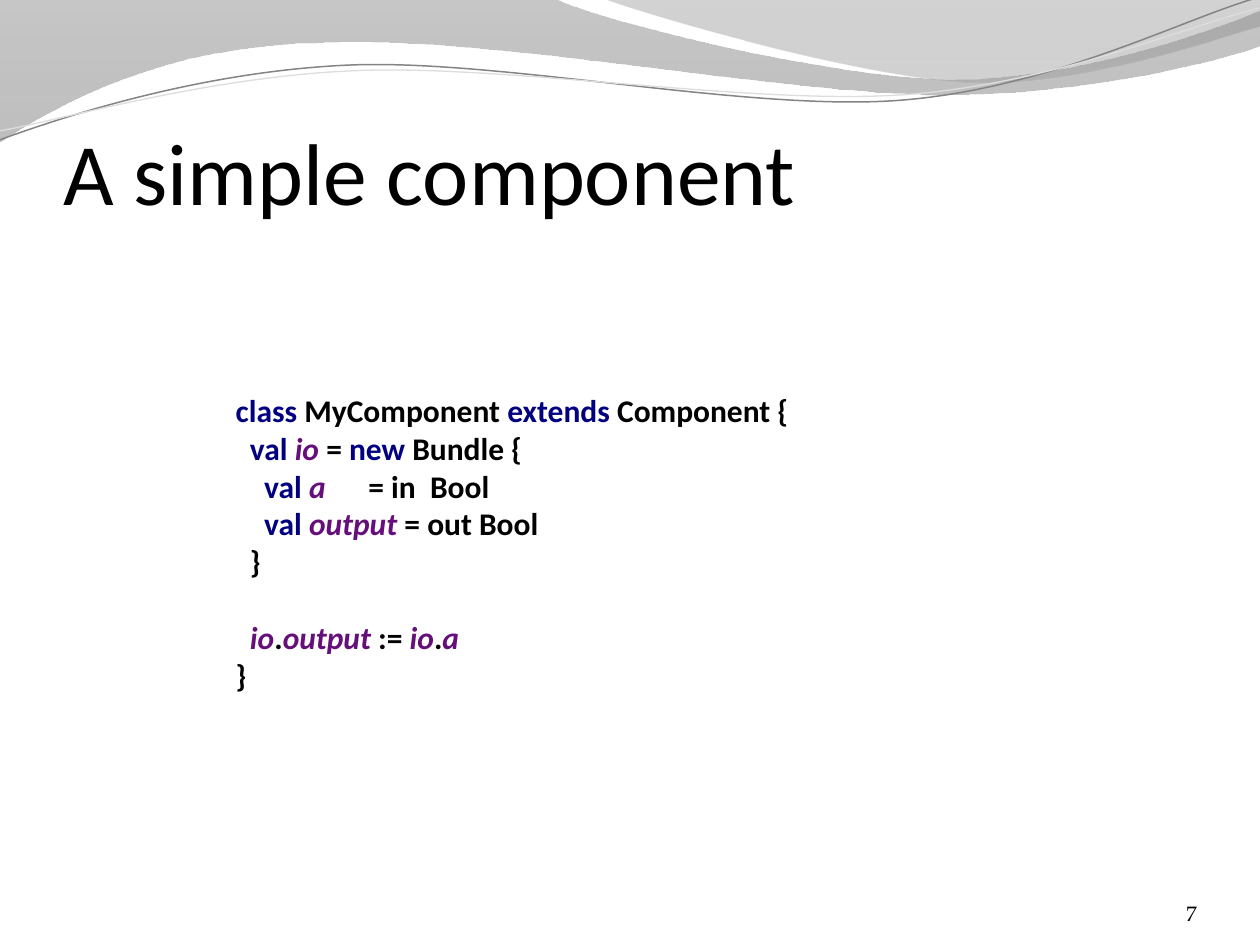
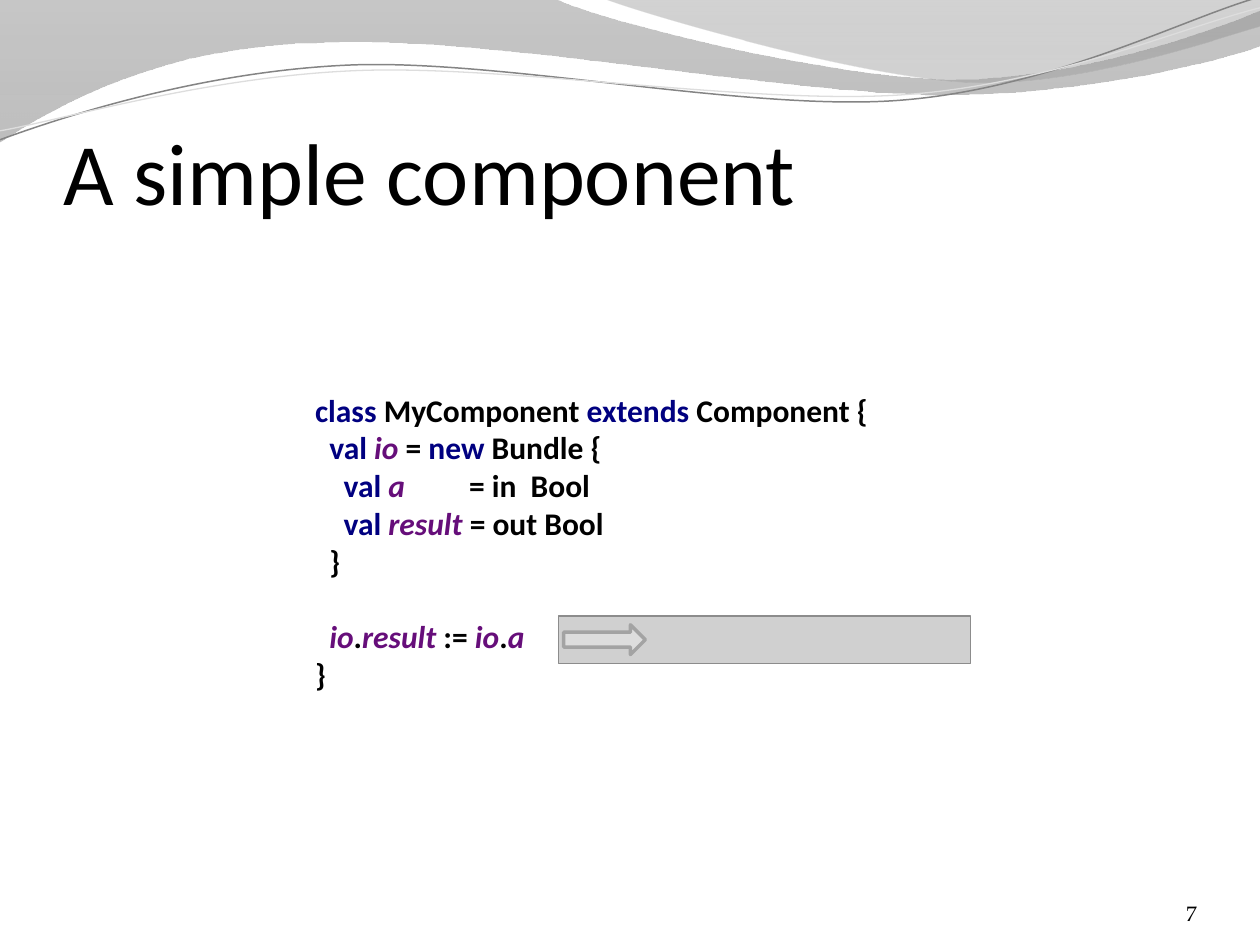
Before and after one commit to SpinalHDL/SpinalDoc, a slide deck: slide 7 of presentation/en/presentation.pptx. Drawn at 1260x945 pixels with LibreOffice and Linux fonts; fonts in the diff are those of the drawing; grey boxes stand for pictures; background and template pictures are left out. Boxes give left, top, right and bottom in pixels: in the first picture for what was removed or moved away, otherwise in the second. Text is boxed around its words. In the diff, an @@ line names an element or a change of style, - is before the commit and + after.

```diff
--- a/presentation/en/presentation.pptx
+++ b/presentation/en/presentation.pptx
@@ text at box(315, 400, 849, 649): text changed @@
-class MyComponent extends Component {
-val io = new Bundle {
-val a = in Bool
-val output = out Bool
-}
-io.output := io.a
-}
+class MyComponent extends Component {
+val io = new Bundle {
+val a = in Bool
+val result = out Bool
+}
+io.result := io.a
+}
@@ picture added at box(558, 616, 970, 664) @@
@@ right arrow added at box(563, 625, 645, 655), fill #DDDDDD, outline #A3A3A3 2 pt @@
```
Also in this commit, not shown: 17 other slides changed, 1 slide added, 2 other files.
